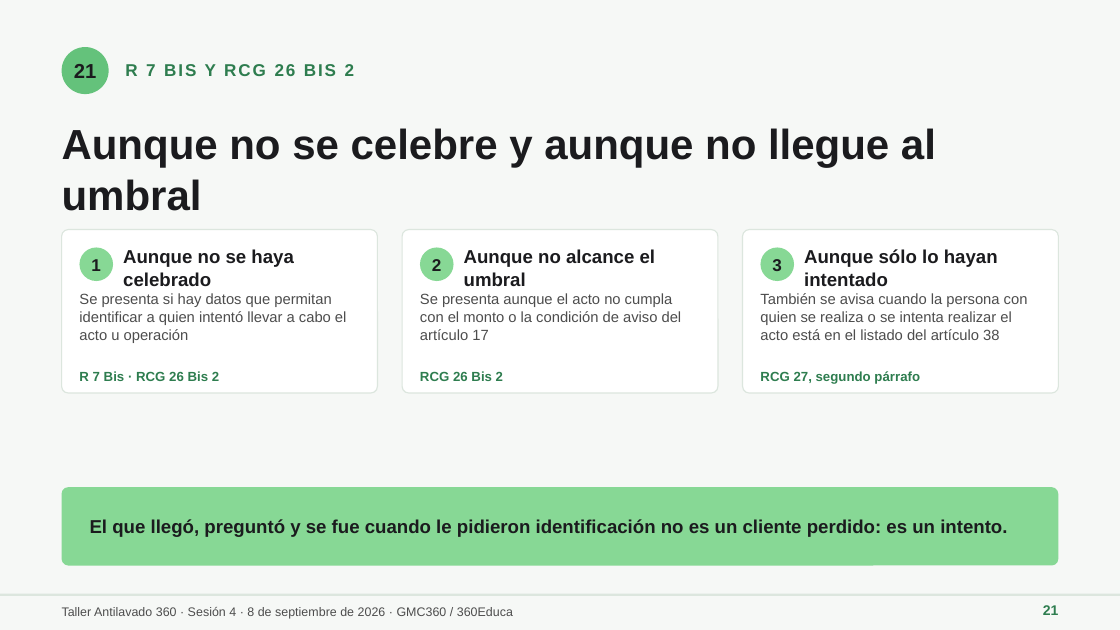
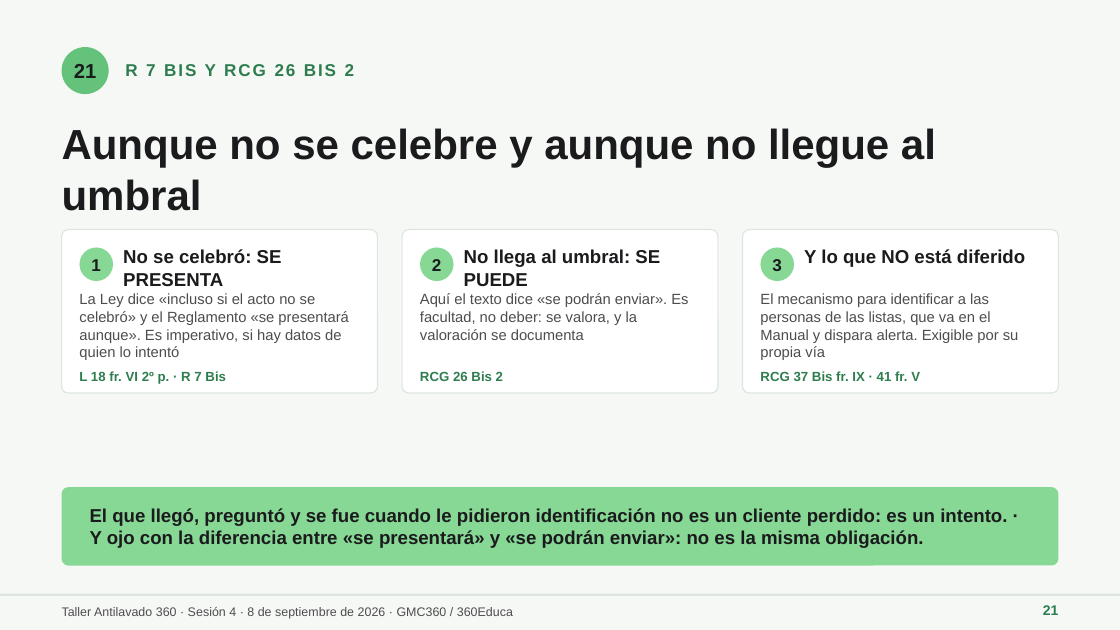
Before and after one commit to maribelvazquez/S01-TAV-IDENTIFICACION, a slide deck: slide 21 of s04/descargables/S04_ALU_01_Presentacion.pptx. Drawn at 1120x630 pixels with LibreOffice and Linux fonts; fonts in the diff are those of the drawing. Boxes give left, top, right and bottom in pixels: in the first picture for what was removed or moved away, otherwise in the second. Text is boxed around its words. In the diff, an @@ line names an element or a change of style, - is before the commit and + after.

```diff
--- a/s04/descargables/S04_ALU_01_Presentacion.pptx
+++ b/s04/descargables/S04_ALU_01_Presentacion.pptx
@@ text at <box>123,249,282,287</box>: text changed @@
-Aunque no se haya celebrado
+No se celebró: SE PRESENTA
@@ text at <box>464,249,660,286</box>: text changed @@
-Aunque no alcance el umbral
+No llega al umbral: SE PUEDE
@@ text at <box>804,249,1025,267</box>: text changed @@
-Aunque sólo lo hayan intentado
+Y lo que NO está diferido
@@ text at <box>79,293,348,360</box>: text changed @@
-Se presenta si hay datos que permitan identificar a quien intentó llevar a cabo el acto u operación
+La Ley dice «incluso si el acto no se celebró» y el Reglamento «se presentará aunque». Es imperativo, si hay datos de quien lo intentó
@@ text at <box>420,293,688,340</box>: text changed @@
-Se presenta aunque el acto no cumpla con el monto o la condición de aviso del artículo 17
+Aquí el texto dice «se podrán enviar». Es facultad, no deber: se valora, y la valoración se documenta
@@ text at <box>760,293,1019,360</box>: text changed @@
-También se avisa cuando la persona con quien se realiza o se intenta realizar el acto está en el listado del artículo 38
+El mecanismo para identificar a las personas de las listas, que va en el Manual y dispara alerta. Exigible por su propia vía
@@ text at <box>79,371,226,384</box>: text changed @@
-R 7 Bis · RCG 26 Bis 2
+L 18 fr. VI 2º p. · R 7 Bis
@@ text at <box>760,371,920,381</box>: text changed @@
-RCG 27, segundo párrafo
+RCG 37 Bis fr. IX · 41 fr. V
@@ text at <box>90,508,1007,548</box>: text changed @@
-El que llegó, preguntó y se fue cuando le pidieron identificación no es un cliente perdido: es un intento.
+El que llegó, preguntó y se fue cuando le pidieron identificación no es un cliente perdido: es un intento. · Y ojo con la diferencia entre «se presentará» y «se podrán enviar»: no es la misma obligación.
```
Also in this commit, not shown: 17 other slides changed, 1 slide added, 8 other files.
